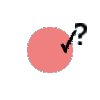
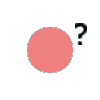
The second 100 x 100 image is a revision of the first. Changes to its layers:
painted on "Background" over (60, 29, 77, 54)
